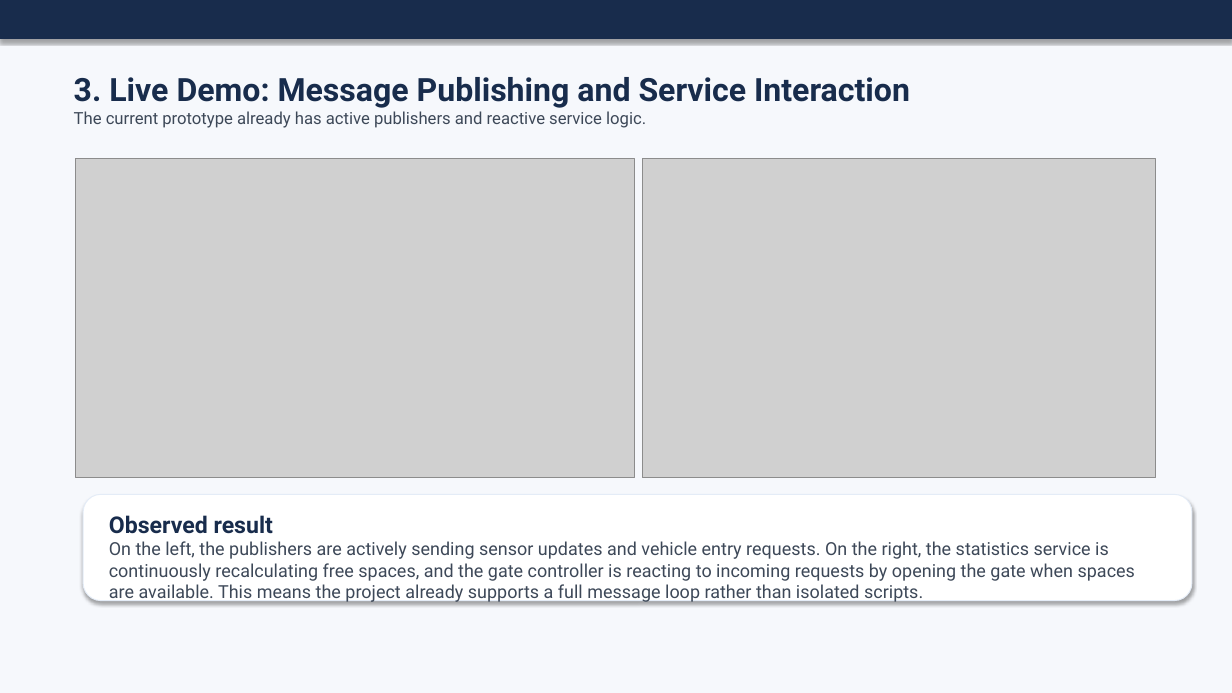
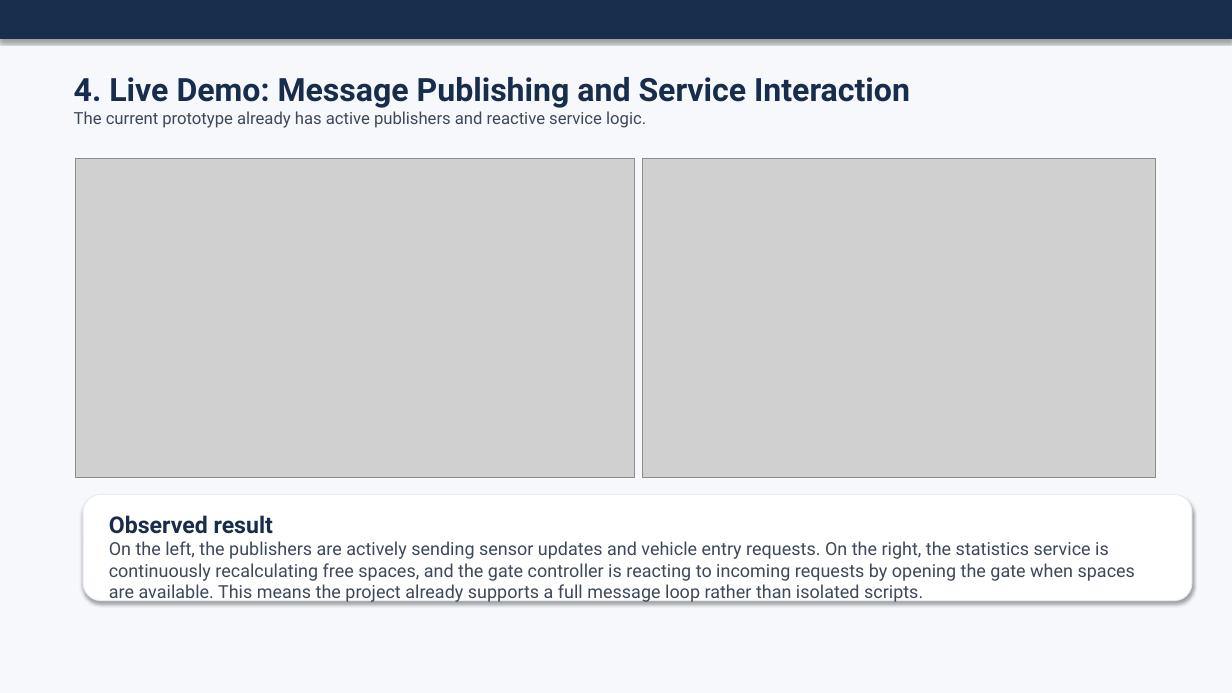
Before and after one commit to liubaohong001-cyber/-, a slide deck: slide 5 of presentation/Smart_Parking_MQTT_Presentation_EN.pptx (slide 4 before the commit). Drawn at 1232x693 pixels with LibreOffice and Linux fonts; fonts in the diff are those of the drawing; grey boxes stand for pictures. Boxes give left, top, right and bottom in pixels: in the first picture for what was removed or moved away, otherwise in the second. Text is boxed around its words. In the diff, an @@ line names an element or a change of style, - is before the commit and + after.

```diff
--- a/presentation/Smart_Parking_MQTT_Presentation_EN.pptx
+++ b/presentation/Smart_Parking_MQTT_Presentation_EN.pptx
@@ text at [74, 77, 910, 108]: text changed @@
-3. Live Demo: Message Publishing and Service Interaction
+4. Live Demo: Message Publishing and Service Interaction
```
Also in this commit, not shown: 3 other slides changed, 1 slide added, 3 other files.
